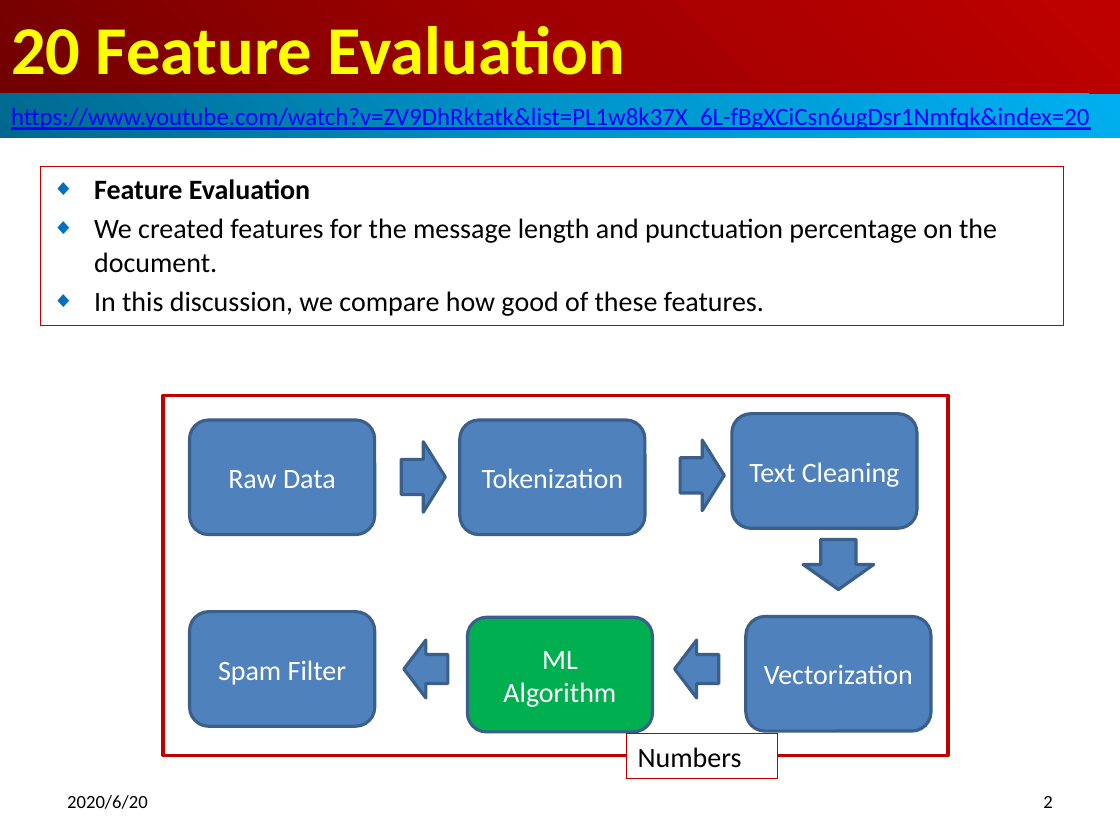
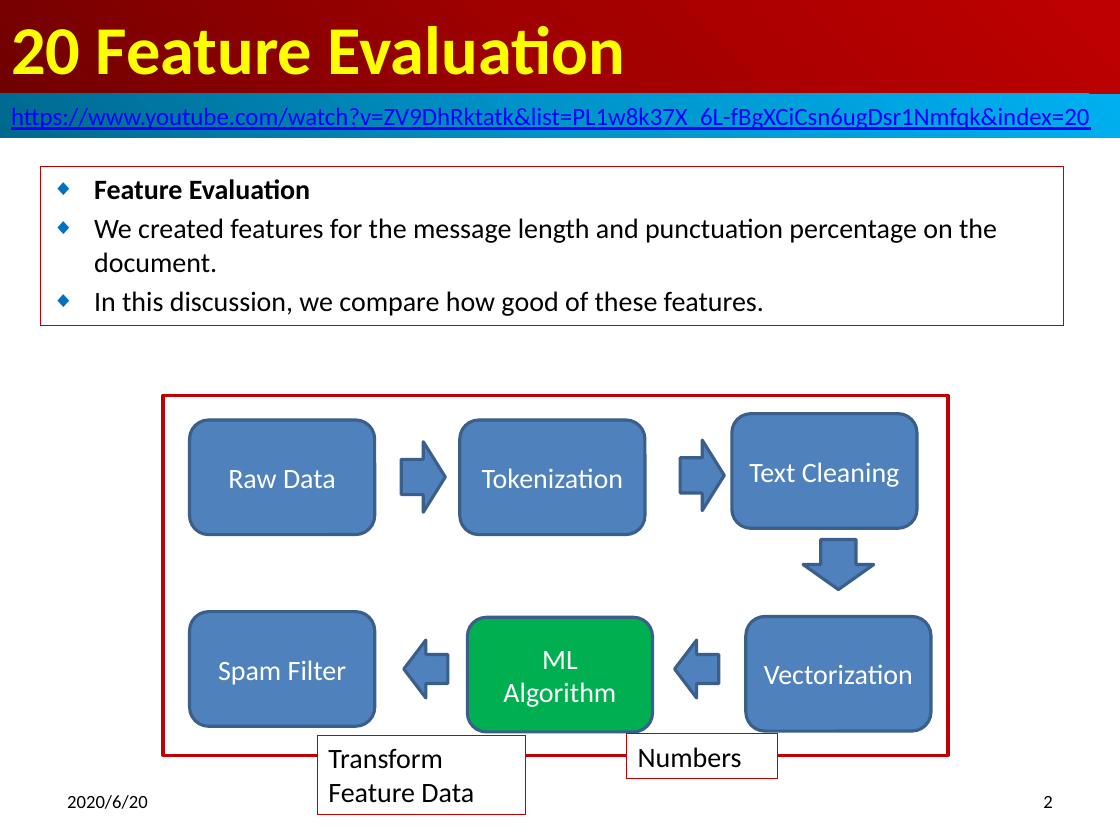
Before and after one commit to peterhchen/500_NLP_NLTK, a slide deck: slide 2 of 20_FeatureEvaluation.pptx. Drawn at 1120x840 pixels with LibreOffice and Linux fonts; fonts in the diff are those of the drawing. Boxes give left, top, right and bottom in pixels: in the first picture for what was removed or moved away, otherwise in the second. Text is boxed around its words. In the diff, an @@ line names an element or a change of style, - is before the commit and + after.

Commit message:
ML Algorithm
Machine Learning Algorithm:
1. Feature Creation
2. Feature Evaluation
3. Power Trasnfroamtion

```diff
--- a/20_FeatureEvaluation.pptx
+++ b/20_FeatureEvaluation.pptx
@@ rectangle added at <box>317,736,525,815</box>, fill #FFFFFF, outline #C00000 0.75 pt, 18 pt, text #000000 @@
+Transform Feature Data
```
Also in this commit, not shown: 2 other files.
